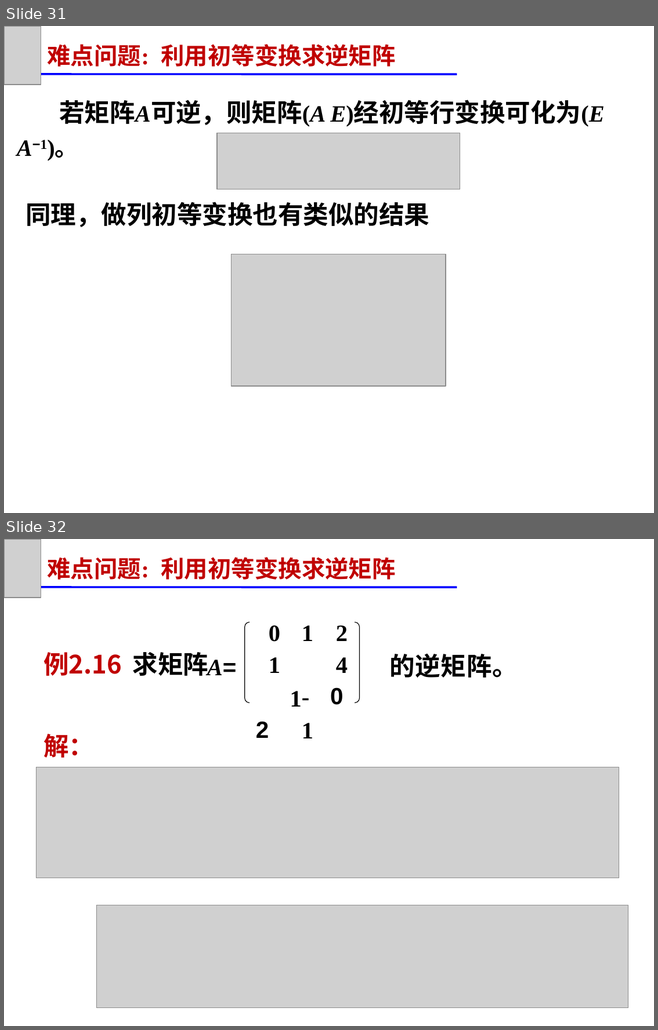
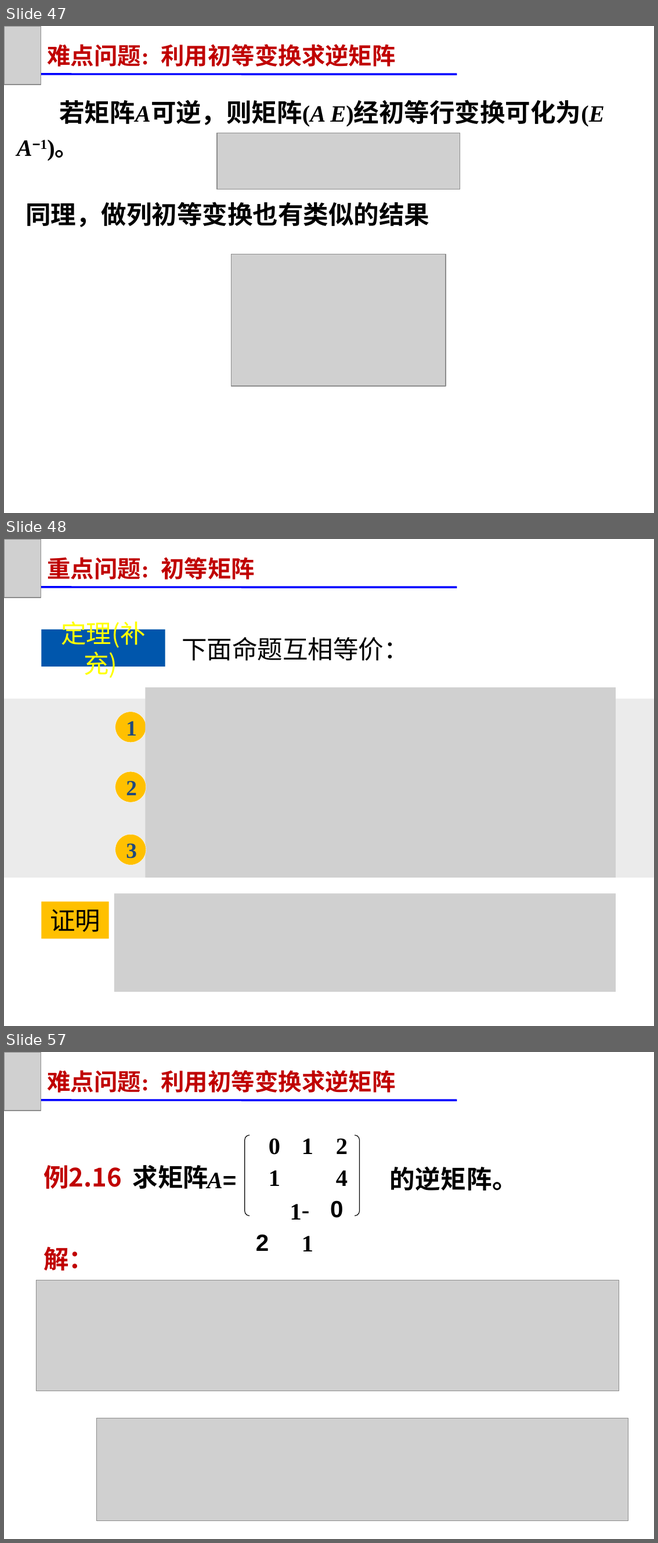
Before and after one commit to zeemeil/zeemeil.github.io, a slide deck: files/2025_2_LM/1031_0205.pptx. Shown one above the other, each under a label of ours: slides 31 and 32 before the commit, slides 47, 48 and 57 after it; the slides between them are not shown. The pictures are 658x1030 and 658x1543 pixels, drawn with LibreOffice and Linux fonts; fonts in the diff are those of the drawing; grey boxes stand for pictures. Boxes give left, top, right and bottom in pixels: in the first picture for what was removed or moved away, otherwise in the second. Text is boxed around its words. In the diff, an @@ line names an element or a change of style, - is before the commit and + after.

```diff
--- a/files/2025_2_LM/1031_0205.pptx
+++ b/files/2025_2_LM/1031_0205.pptx
@@ slide 48 added at [4,539,654,1026], background #FFFFFF @@
@@ picture added at [4,539,41,598] @@
@@ text added at [48,557,255,580], 26 pt, text #C00000, bold @@
+重点问题: 初等矩阵
@@ line added from (10, 587) to (457, 587), #0000FF 2.25 pt @@
@@ rectangle added at [42,629,165,667], fill #0056AC, 28 pt, text #FFFF00 @@
+定理(补充)
@@ text added at [181,637,408,661], 28 pt, text #000000 @@
+下面命题互相等价：
@@ picture added at [145,687,615,878] @@
@@ rectangle added at [4,699,654,878], fill #BFBFBF at 30% opacity @@
@@ ellipse added at [115,712,146,743], fill #FFC000, outline #FFFFFF 0.25 pt, 24 pt, text #1F497D, bold @@
+1
@@ ellipse added at [115,772,146,802], fill #FFC000, outline #FFFFFF 0.25 pt, 24 pt, text #1F497D, bold @@
+2
@@ ellipse added at [115,835,146,865], fill #FFC000, outline #FFFFFF 0.25 pt, 24 pt, text #1F497D, bold @@
+3
@@ rectangle added at [42,901,109,939], fill #FFC000, 28 pt, text #000000 @@
+证明
@@ picture added at [114,894,615,992] @@
@@ what was slide 31 is now slide 47 @@
@@ what was slide 32 is now slide 57 @@
```
Also in this commit, not shown: 3 slides changed, 31 other slides added, 10 other files.
